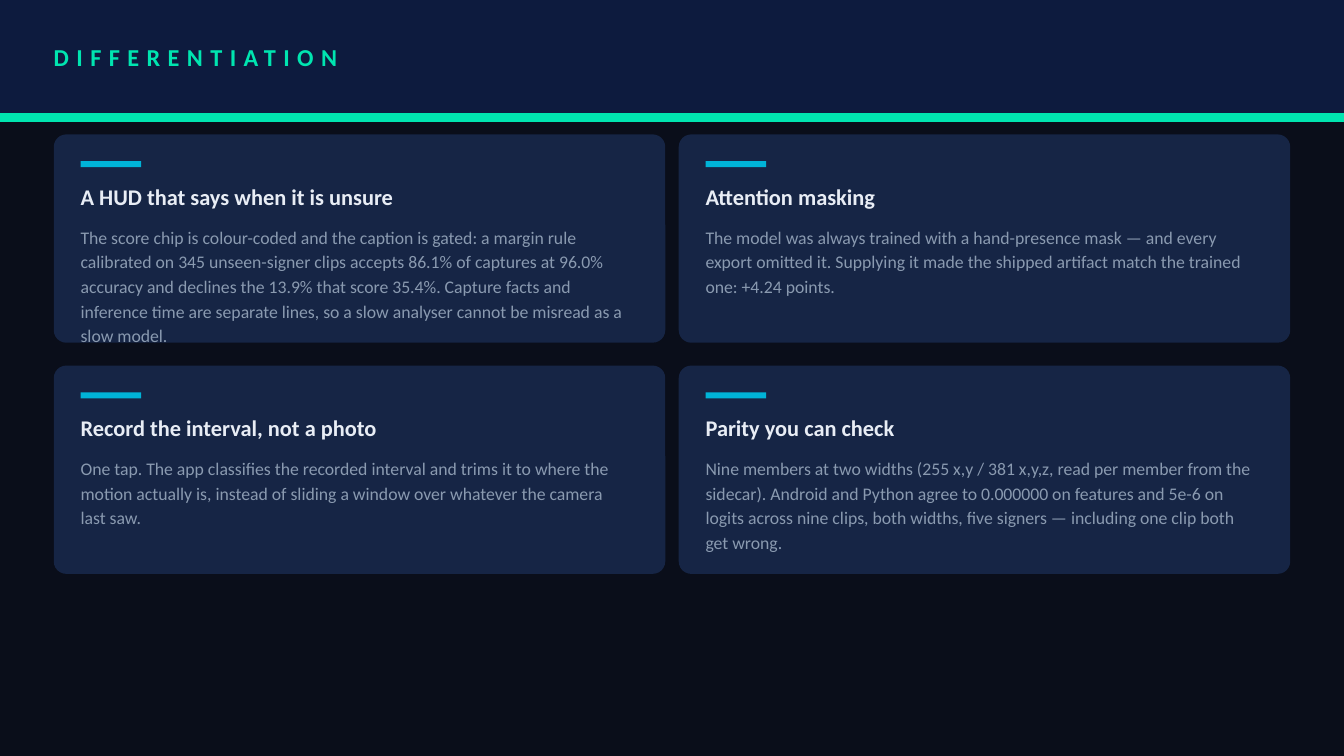
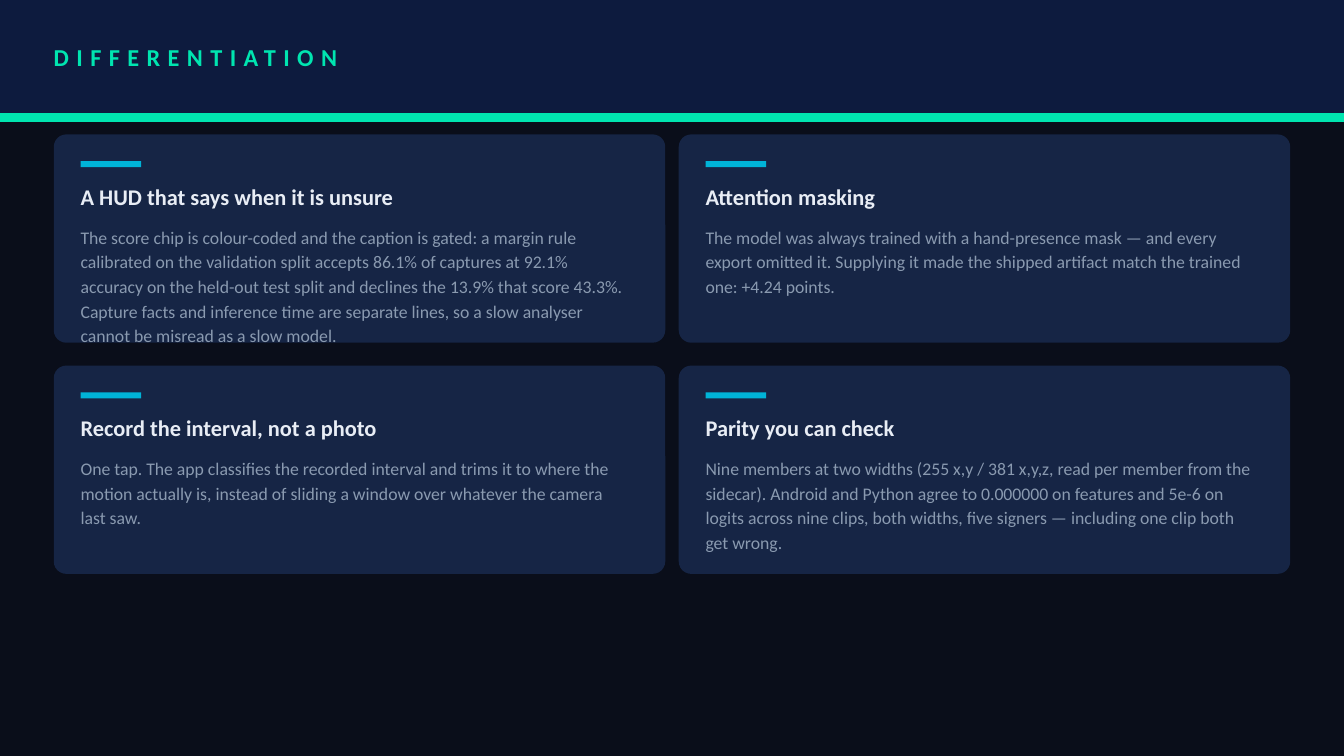
Before and after one commit to dev25bansal-ops/EchoGesture, a slide deck: slide 6 of submission/presentation/VIT_Chennai_Sky_Grazers.pptx. Drawn at 1344x756 pixels with LibreOffice and Linux fonts; fonts in the diff are those of the drawing. Boxes give left, top, right and bottom in pixels: in the first picture for what was removed or moved away, otherwise in the second. Text is boxed around its words. In the diff, an @@ line names an element or a change of style, - is before the commit and + after.

```diff
--- a/submission/presentation/VIT_Chennai_Sky_Grazers.pptx
+++ b/submission/presentation/VIT_Chennai_Sky_Grazers.pptx
@@ text at [81, 232, 622, 348]: text changed @@
-The score chip is colour-coded and the caption is gated: a margin rule calibrated on 345 unseen-signer clips accepts 86.1% of captures at 96.0% accuracy and declines the 13.9% that score 35.4%. Capture facts and inference time are separate lines, so a slow analyser cannot be misread as a slow model.
+The score chip is colour-coded and the caption is gated: a margin rule calibrated on the validation split accepts 86.1% of captures at 92.1% accuracy on the held-out test split and declines the 13.9% that score 43.3%. Capture facts and inference time are separate lines, so a slow analyser cannot be misread as a slow model.
```
Also in this commit, not shown: 4 other files.
